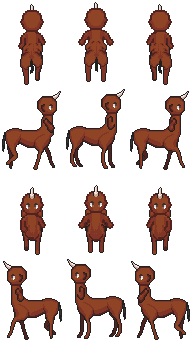
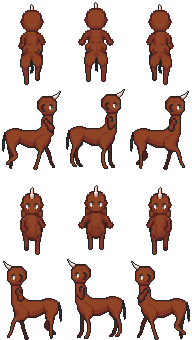
Layer changes from the first 192px x 340px image to the second:
painted on "horse-brown" over <box>85,207,107,253</box>
